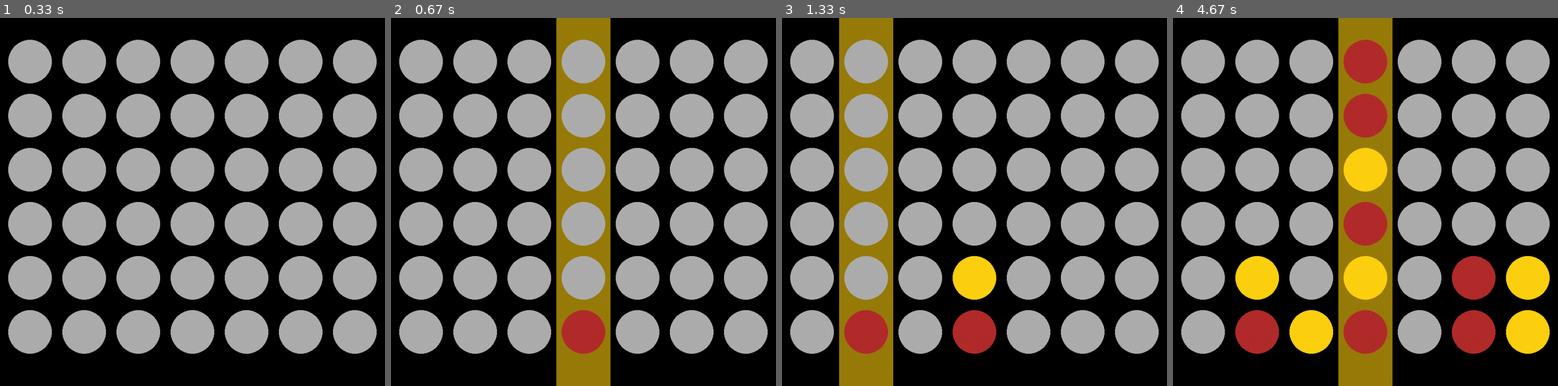
Above: before the commit, frames 1-4 (left to right).
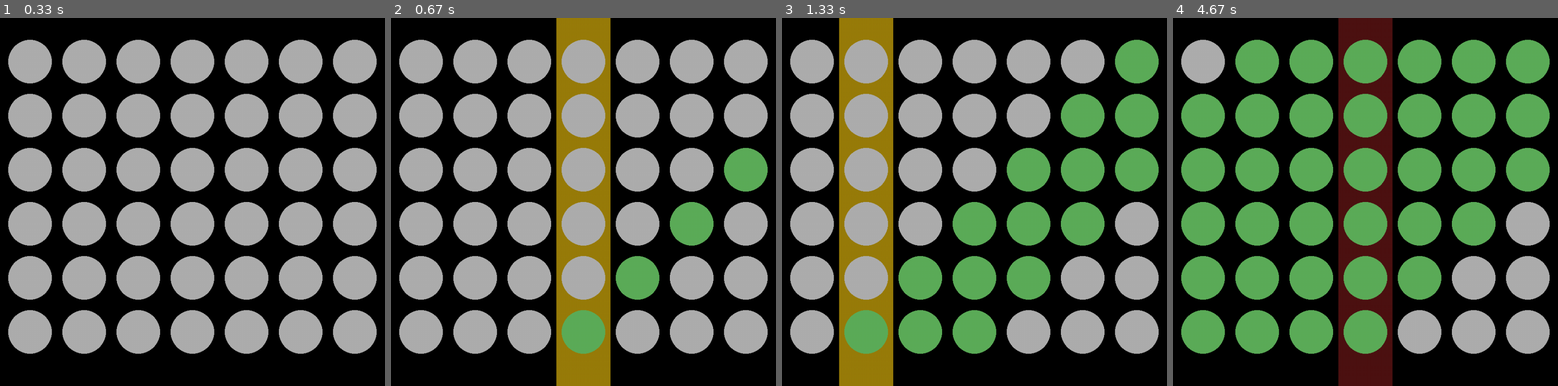
Above: after the commit, the same moments.

Repository: Infinnitor/connect4-pygame
Game: pygame game, started from Connect Four.py
Two runs of this game, one before a commit and one after it. Both use one fixed random seed, a clock stepped at 60 frames per second and the inputs below.
Inputs (mouse positions are in pixels of both pictures, inside the frame that each line leads up to):
- Up to frame 1 (0.33 s): no input
- Up to frame 2 (0.67 s): click (587, 202) at 0.38 s
- Up to frame 3 (1.33 s): click (982, 227) at 0.72 s; click (847, 146) at 1.05 s
- Up to frame 4 (4.67 s): click (1523, 330) at 1.38 s; click (1380, 76) at 1.72 s; click (1350, 297) at 2.05 s; click (1357, 139) at 2.38 s; click (1311, 124) at 2.72 s; click (1481, 168) at 3.05 s; click (1500, 194) at 3.38 s; click (1457, 135) at 3.72 s; click (1246, 132) at 4.05 s; click (1388, 187) at 4.38 s

Frame 1 is identical in both runs. In frame 2, 4.2% of the frame differs, in the area x 44-98%, y 35-92%; in frame 3, 16%; in frame 4, 49%, in the area x 2-98%, y 0-100%.

Commit message:
Added diagonal checks

Diff:
--- a/Connect Four.py
+++ b/Connect Four.py
@@ -56,7 +56,7 @@
 
         self.status = "NONE"
 
-        self.colours = {"NONE" : (175, 175, 175), "RED" : (179, 45, 45), "YELLOW" : (255, 209, 18)}
+        self.colours = {"NONE" : (175, 175, 175), "RED" : (179, 45, 45), "YELLOW" : (255, 209, 18), "GREEN" : (92, 174, 89)}
 
     def __str__(self):
         return f"{self.status}, X:{self.x} Y:{self.y}"
@@ -66,6 +66,9 @@
 
     def place(self, game):
         self.status = game.turn
+
+    def highlight(self):
+        self.status = "GREEN"
 
 
 def mouse_check(obj, m_x, m_y):
@@ -103,18 +106,88 @@
 
     for y in range(6):
         tile_status = game.board[y][column].status
-        print(game.board[y][column])
         if tile_status != "NONE":
-            # place y-1 unless top row
+
+            # Place y-1 unless bottom row
             if y - 1 < 0:
-                print("UH OH")
-                return False
+                return (False, None)
+
             game.board[y - 1][column].place(game)
-            return True
-        if y == 5:
+            return (True, game.board[y - 1][column])
+
+        if y == game.grid_size_y - 1:
             game.board[y][column].place(game)
-            return True
-    return True
+            return (True, game.board[y][column])
+
+    return (False, None)
+
+
+def check_win(game, tile):
+    # do thing
+
+    def check_list_four(list):
+
+        subsequent = 0
+        previous = "NONE"
+        for item in list:
+            if item.status == previous:
+                subsequent += 1
+            else:
+                subsequent = 1
+
+            previous = item.status
+
+            if subsequent == 4 and item.status != "NONE":
+                print(item.status)
+                return item.status
+
+    row = game.board[tile.y]
+    check_list_four(row)
+
+    column = []
+    for i in game.board:
+        column.append(i[tile.x])
+    check_list_four(column)
+
+    # Left diagonal
+    diag_left = []
+
+    # Find origin of left diagonal
+
+    o_x = tile.x
+    o_y = tile.y
+    while o_x != 0 and o_y != 0:
+        o_x -= 1
+        o_y -= 1
+
+    while o_x != 7 and o_y != 6:
+        diag_left.append(game.board[o_y][o_x])
+        o_x += 1
+        o_y += 1
+
+    check_list_four(diag_left)
+
+    # Right diagonal
+    diag_right = []
+
+    # Find origin of left diagonal
+
+    o_x = tile.x
+    o_y = tile.y
+    while o_x != 6 and o_y != 0:
+        o_x += 1
+        o_y -= 1
+
+    print(f"{o_x}, {o_y}")
+
+    while o_x != -1 and o_y != 6:
+        diag_right.append(game.board[o_y][o_x])
+        game.board[o_y][o_x].highlight()
+        o_x -= 1
+        o_y += 1
+
+    print([str(i) for i in diag_right])
+    check_list_four(diag_right)
 
 
 class game_info():
@@ -177,8 +250,11 @@
 
     if mouse_press[0] and not mouse_held:
 
-        place_column(hover_column, game)
-        game.change_turn()
+        placement = place_column(hover_column, game)
+        if placement[0]:
+            check_win(game, placement[1])
+            game.change_turn()
+
         mouse_held = True
 
     elif not mouse_press[0]:
